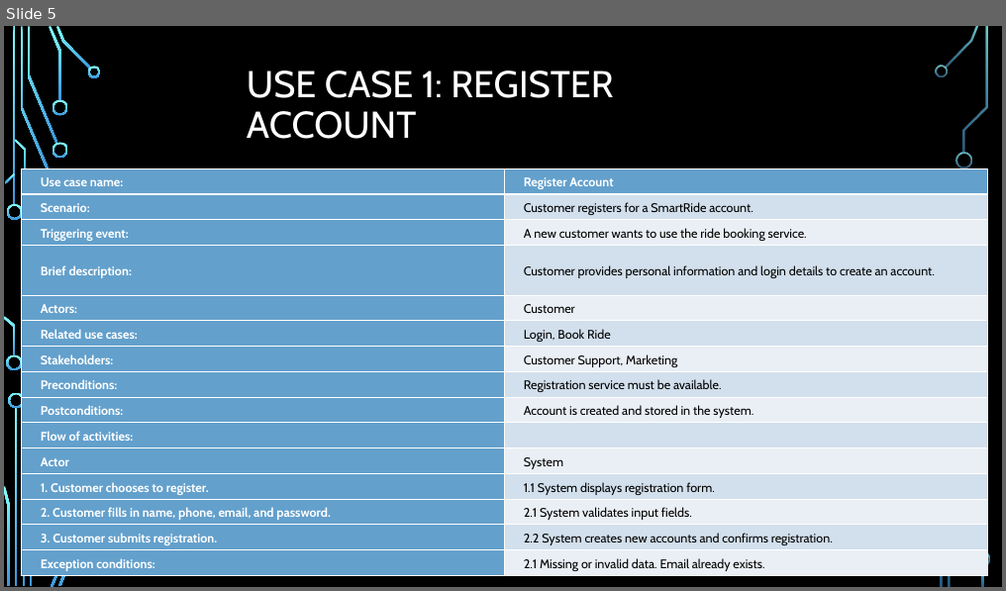
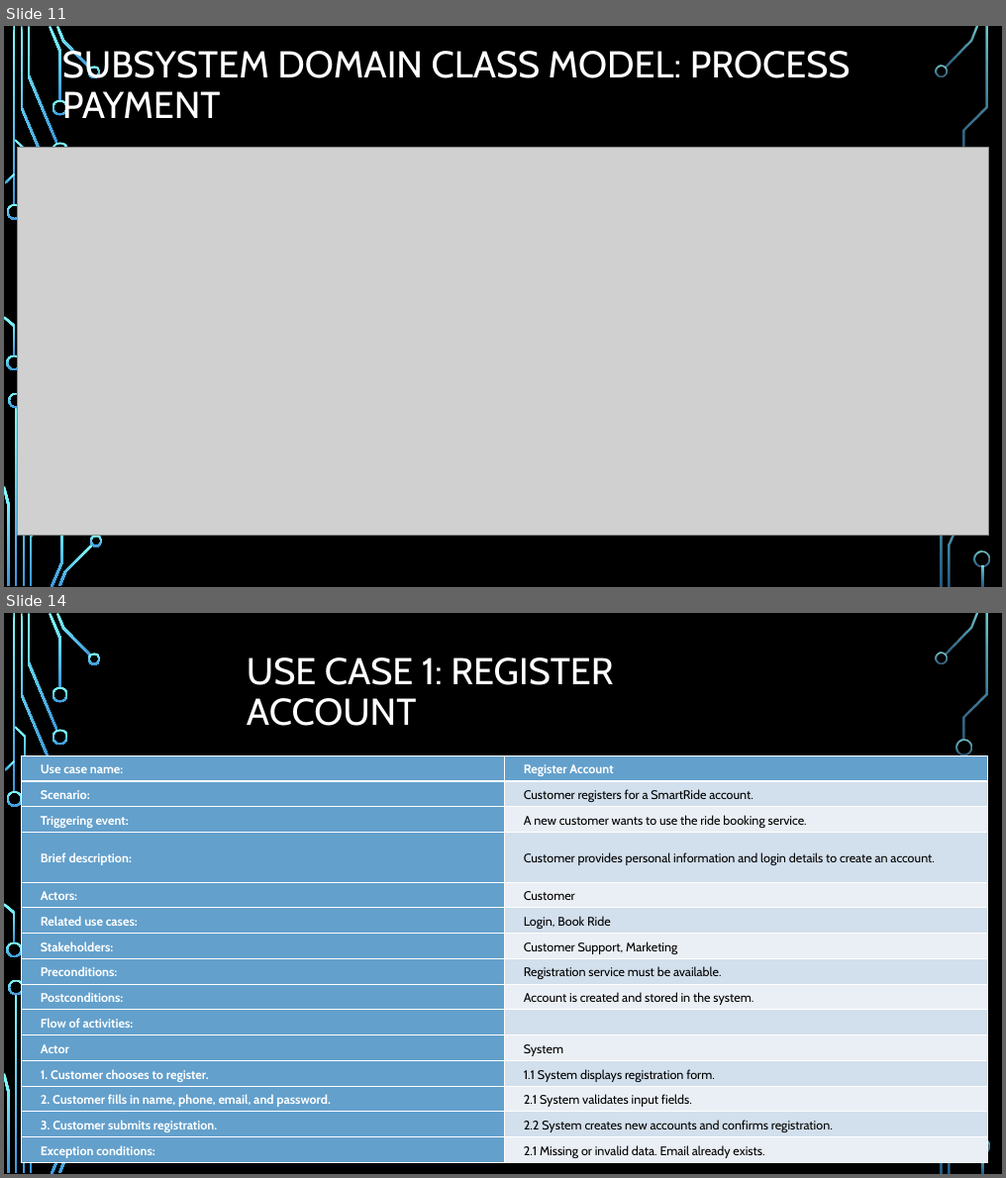
Before and after one commit to CheetoBuri/ProposalForSmartRide, a slide deck: TeamA2_Presentation_for_SmartRide.pptx. Shown one above the other, each under a label of ours: slide 5 before the commit, slides 11 and 14 after it; the slides between them are not shown. The pictures are 1006x591 and 1006x1178 pixels, drawn with LibreOffice and Linux fonts; fonts in the diff are those of the drawing; grey boxes stand for pictures; background and template pictures are left out. Boxes give left, top, right and bottom in pixels: in the first picture for what was removed or moved away, otherwise in the second. Text is boxed around its words. In the diff, an @@ line names an element or a change of style, - is before the commit and + after.

```diff
--- a/TeamA2_Presentation_for_SmartRide.pptx
+++ b/TeamA2_Presentation_for_SmartRide.pptx
@@ slide 11 added at (x1=4, y1=26, x2=1002, y2=587), background picture (left out); not listed: 28 template elements that a slide beside it also shows @@
@@ title added at (x1=62, y1=46, x2=850, y2=118), 36 pt, text #FFFFFF @@
+SUBSYSTEM DOMAIN CLASS MODEL: PROCESS PAYMENT
@@ picture added at (x1=18, y1=148, x2=989, y2=536) @@
@@ what was slide 5 is now slide 14 @@
```
Also in this commit, not shown: 34 other slides added, 1 slide removed.
